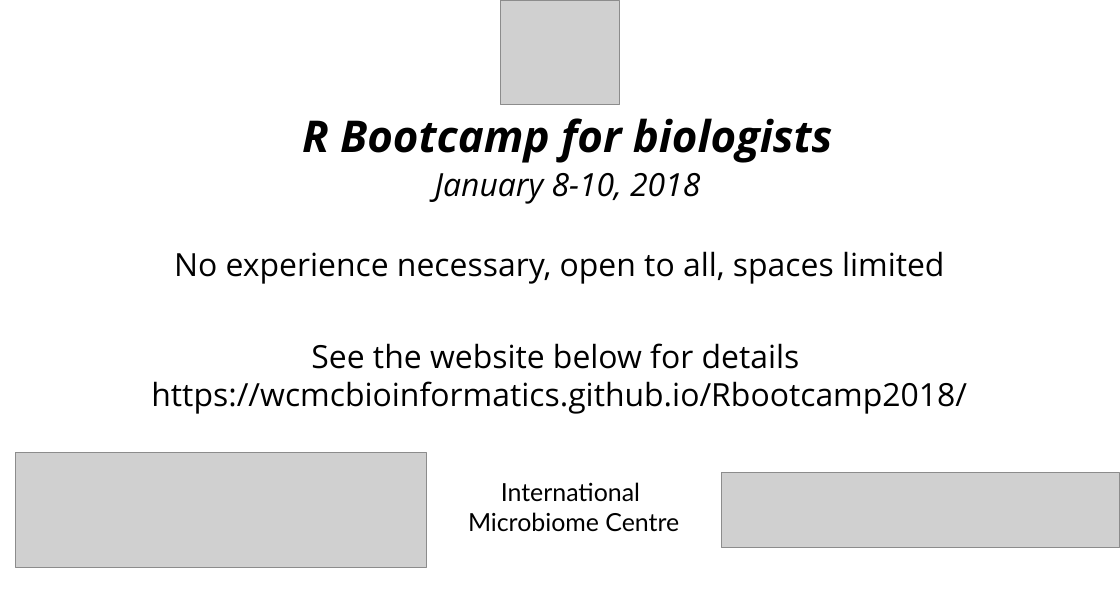
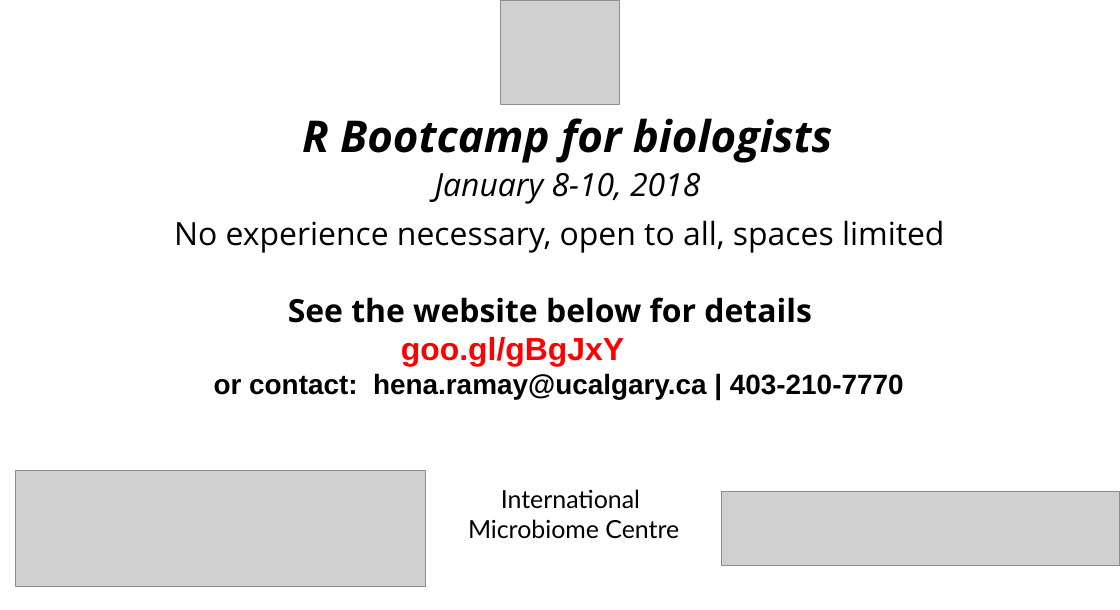
Before and after one commit to alanaschick/Rbootcamp2019, a slide deck: slide 1 of announcement/rbootcamp-poster-2018.ppt. Drawn at 1120x610 pixels with LibreOffice and Linux fonts; fonts in the diff are those of the drawing; grey boxes stand for pictures. Boxes give left, top, right and bottom in pixels: in the first picture for what was removed or moved away, otherwise in the second. Text is boxed around its words. In the diff, an @@ line names an element or a change of style, - is before the commit and + after.

```diff
--- a/announcement/rbootcamp-poster-2018.ppt
+++ b/announcement/rbootcamp-poster-2018.ppt
@@ text "No experience necessary, open to ...": place and size @@
-text "No experience necessary, open to ..." at (174, 251, 944, 284)
+text "No experience necessary, open to ..." at (174, 220, 944, 253)
@@ text at (214, 297, 904, 399): text changed; size 32 to 28 pt; font Open Sans to Arial; bold on @@
-See the website below for details https://wcmcbioinformatics.github.io/Rbootcamp2018/
+See the website below for details
+goo.gl/gBgJxY
+or contact: hena.ramay@ucalgary.ca | 403-210-7770
@@ picture: place and size @@
-picture at (16, 453, 426, 568)
+picture at (16, 471, 426, 586)
@@ text "International": place and size @@
-text "International" at (468, 482, 679, 532)
+text "International" at (468, 489, 679, 539)
@@ picture: place and size @@
-picture at (722, 473, 1120, 548)
+picture at (722, 491, 1120, 566)
```
Also in this commit, not shown: 5 other files.
